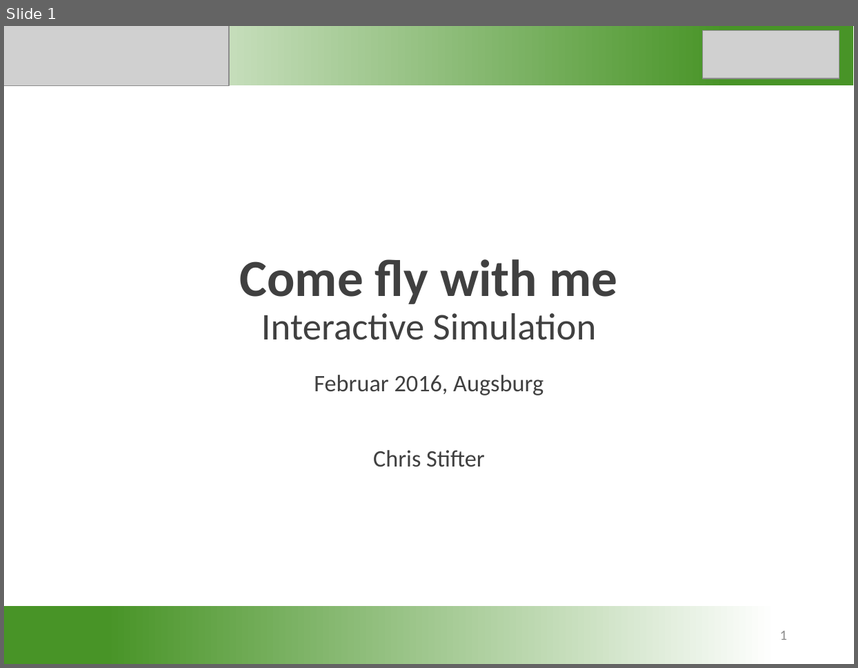
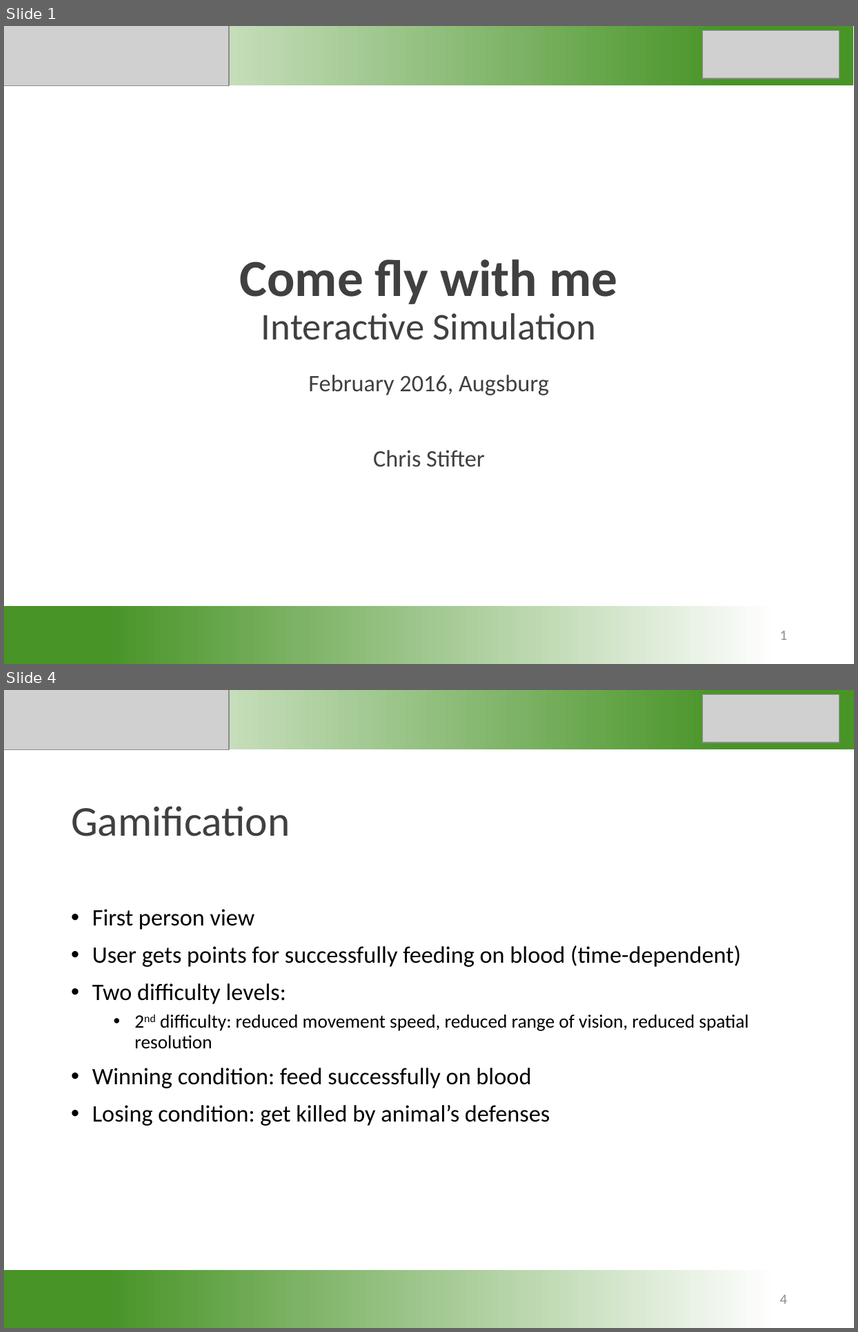
Before and after one commit to unia-intsim-ws1516/group07-tran-stifter, a slide deck: Folien_Come_fly_with_me.pptx. Shown one above the other, each under a label of ours: slide 1 before the commit, slides 1 and 4 after it; the slides between them are not shown. The pictures are 858x668 and 858x1332 pixels, drawn with LibreOffice and Linux fonts; fonts in the diff are those of the drawing; grey boxes stand for pictures. Boxes give left, top, right and bottom in pixels: in the first picture for what was removed or moved away, otherwise in the second. Text is boxed around its words. In the diff, an @@ line names an element or a change of style, - is before the commit and + after.

```diff
--- a/Folien_Come_fly_with_me.pptx
+++ b/Folien_Come_fly_with_me.pptx
@@ slide 4 added at (x1=4, y1=690, x2=854, y2=1328), background #FFFFFF @@
@@ rectangle added at (x1=4, y1=690, x2=854, y2=749), fill gradient #FFFFFF to #489427 @@
@@ picture added at (x1=4, y1=690, x2=229, y2=749) @@
@@ picture added at (x1=703, y1=694, x2=840, y2=742) @@
@@ title added at (x1=71, y1=806, x2=290, y2=836), 36 pt, text #404040 @@
+Gamification
@@ text added at (x1=92, y1=909, x2=749, y2=1125), 20 pt, text #000000 @@
+• First person view
+• User gets points for successfully feeding on blood (time-dependent)
+• Two difficulty levels:
+  • 2nd difficulty: reduced movement speed, reduced range of vision, reduced spatial resolution
+• Winning condition: feed successfully on blood
+• Losing condition: get killed by animal’s defenses
@@ rectangle added at (x1=4, y1=1270, x2=853, y2=1328), fill gradient #489427 to #FFFFFF @@
@@ page number added at (x1=780, y1=1294, x2=787, y2=1303), 12 pt, text #8C8C8C @@
+4
@@ slide 1 changed as well @@
@@ subtitle at (x1=308, y1=374, x2=549, y2=395): text changed @@
-Februar 2016, Augsburg
+February 2016, Augsburg
```
Also in this commit, not shown: 2 other slides added, 2 slides removed.
